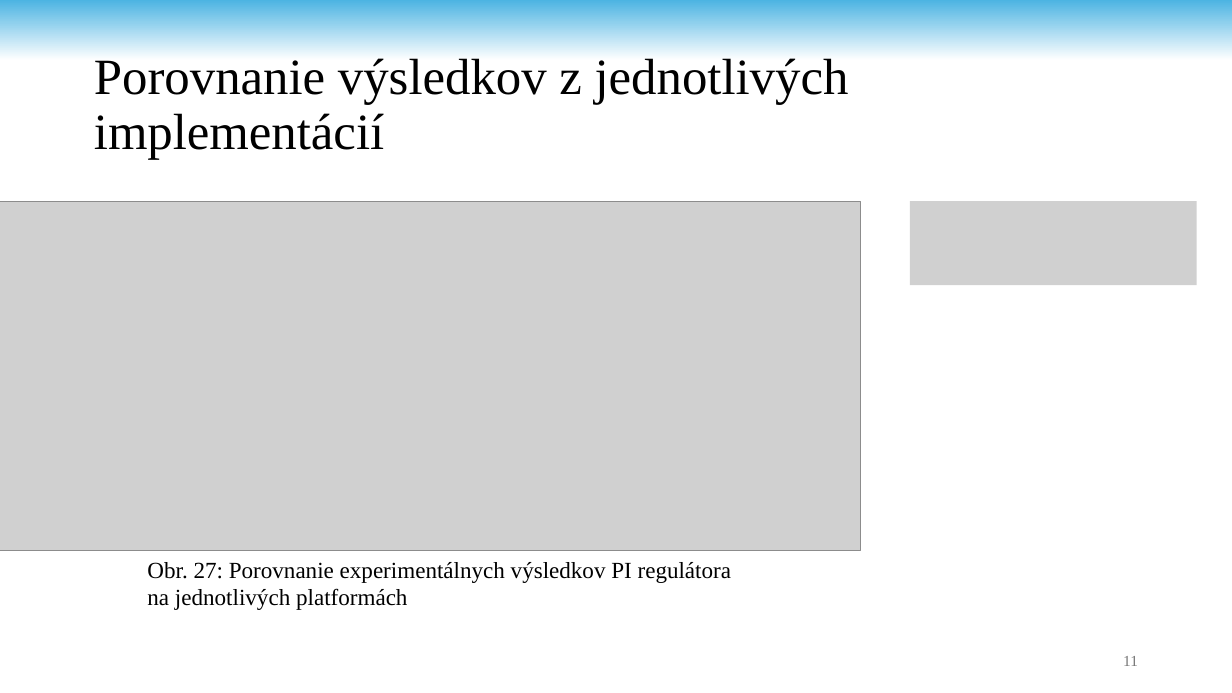
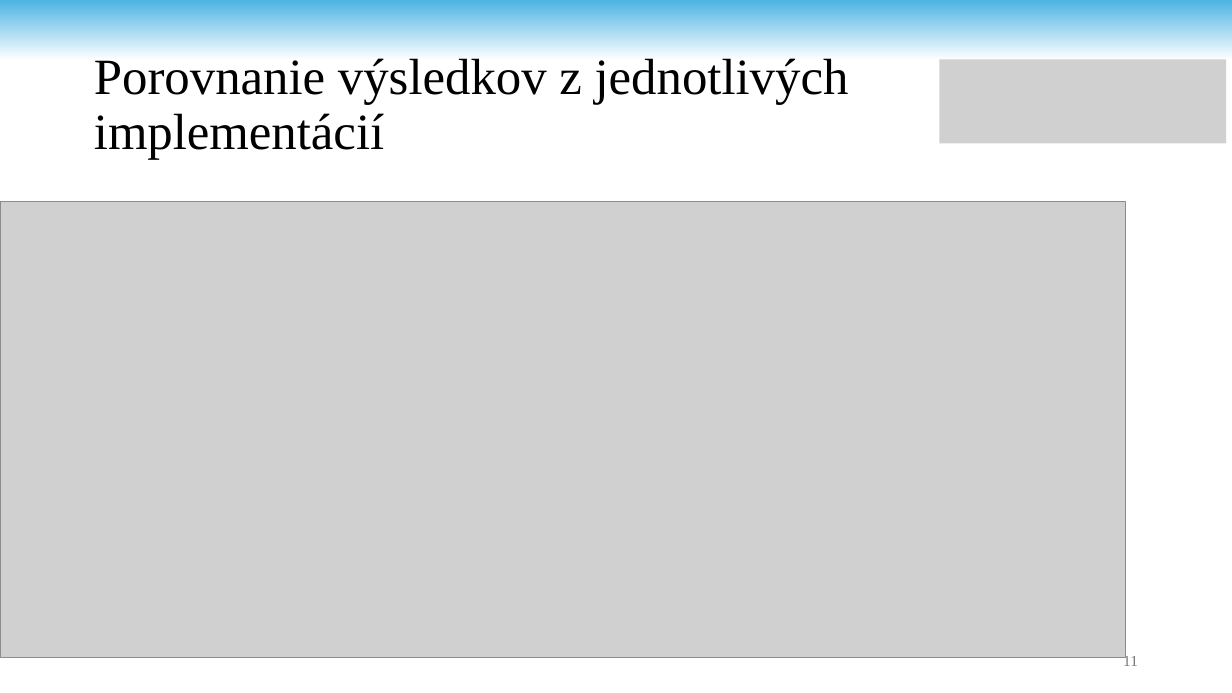
Before and after one commit to andrii-stoliar/DP-Stoliar, a slide deck: slide 11 of Prez/Prez.pptx. Drawn at 1232x693 pixels with LibreOffice and Linux fonts; fonts in the diff are those of the drawing; grey boxes stand for pictures; background and template pictures are left out. Boxes give left, top, right and bottom in pixels: in the first picture for what was removed or moved away, otherwise in the second. Text is boxed around its words. In the diff, an @@ line names an element or a change of style, - is before the commit and + after.

```diff
--- a/Prez/Prez.pptx
+++ b/Prez/Prez.pptx
@@ picture added at bbox=[940, 59, 1226, 143] @@
@@ picture: place and size @@
-picture at bbox=[0, 201, 861, 551]
+picture at bbox=[0, 201, 1126, 658]
@@ picture removed at bbox=[910, 201, 1197, 286] @@
@@ text removed at bbox=[147, 562, 731, 610] @@
-Obr. 27: Porovnanie experimentálnych výsledkov PI regulátora na jednotlivých platformách
```
Also in this commit, not shown: 6 other slides changed, 6 other files.
